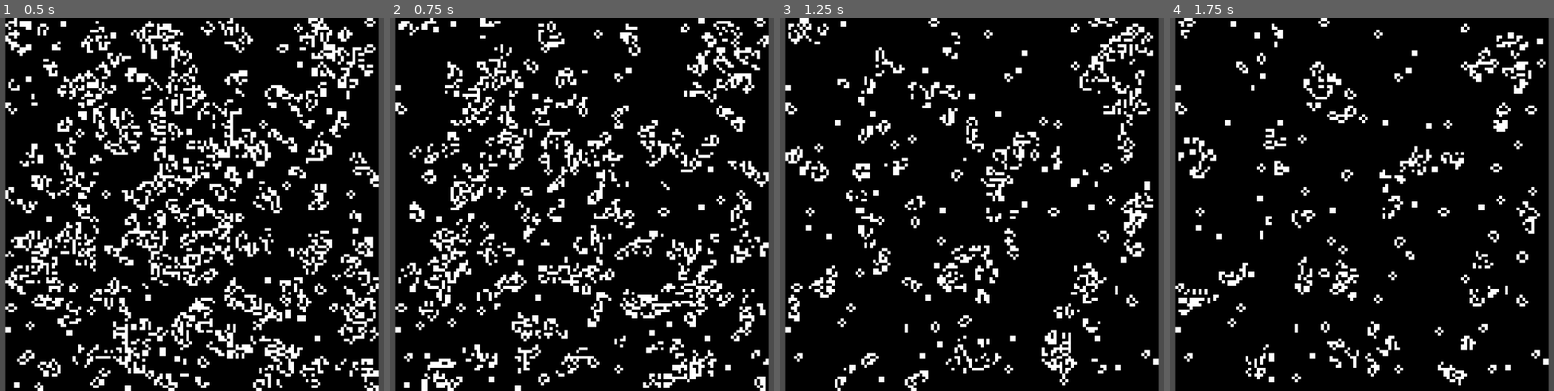
Above: before the commit, frames 1-4 (left to right).
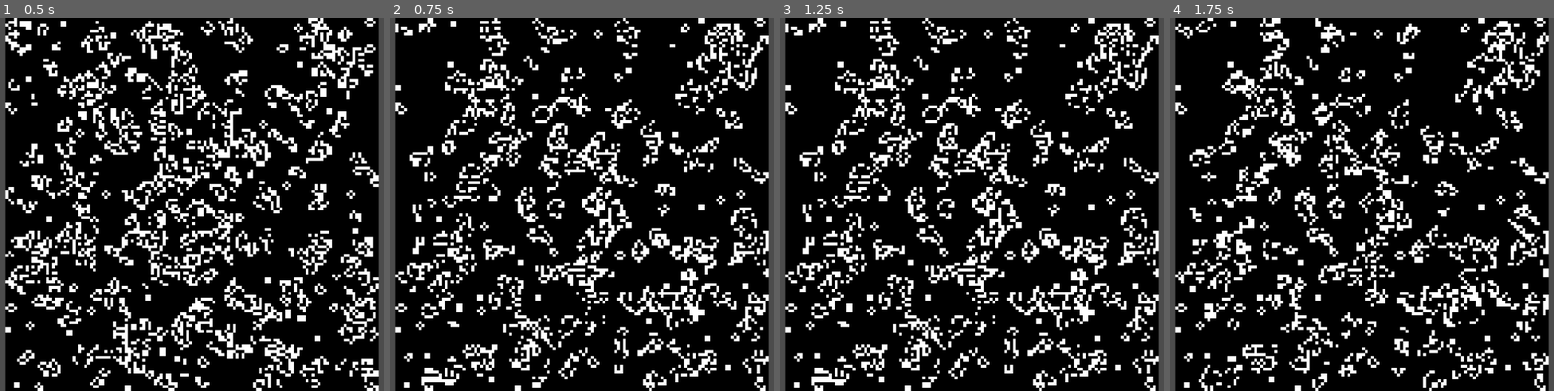
Above: after the commit, the same moments.

Repository: miskatonicstudio/gol-godot
Game: Godot game, scene res://GoLGodot.tscn
Two runs of this game, one before a commit and one after it. Both use one fixed random seed, a clock stepped at 60 frames per second and the inputs below.
Inputs (mouse positions are in pixels of both pictures, inside the frame that each line leads up to):
- Up to frame 1 (0.5 s): no input
- Up to frame 2 (0.75 s): move the mouse to (724, 185) at 0.52 s; click (724, 185) at 0.67 s
- Up to frame 3 (1.25 s): no input
- Up to frame 4 (1.75 s): move the mouse to (1235, 223) at 1.27 s; click (1235, 223) at 1.42 s

Frame 1 is identical in both runs. In frame 2, 22% of the frame differs, in the area x 1-99%, y 0-100%; in frame 3, 23%; in frame 4, 22%.

Commit message:
Add pause mode

Diff:
--- a/GoLGodot.gd
+++ b/GoLGodot.gd
@@ -21,3 +21,16 @@
 	var min_size = min(size.x, size.y)
 	var scale = min_size / GOL_SIZE
 	viewport_container.rect_scale = Vector2(scale, scale)
+
+
+func _on_TextureRect_gui_input(event):
+	if event is InputEventMouseButton and event.pressed:
+		if event.button_index == BUTTON_LEFT:
+			var img = viewport.get_texture().get_data()
+			var tex = ImageTexture.new()
+			tex.create_from_image(img)
+			texture_rect.material.set_shader_param('gol', tex)
+		elif event.button_index == BUTTON_RIGHT:
+			texture_rect.material.set_shader_param(
+				'gol', viewport.get_texture()
+			);
--- a/GoLGodot.tscn
+++ b/GoLGodot.tscn
@@ -60,3 +60,4 @@
 "_edit_use_anchors_": false
 }
 [connection signal="resized" from="." to="." method="_on_GoLGodot_resized"]
+[connection signal="gui_input" from="ViewportContainer/Viewport/TextureRect" to="." method="_on_TextureRect_gui_input"]
